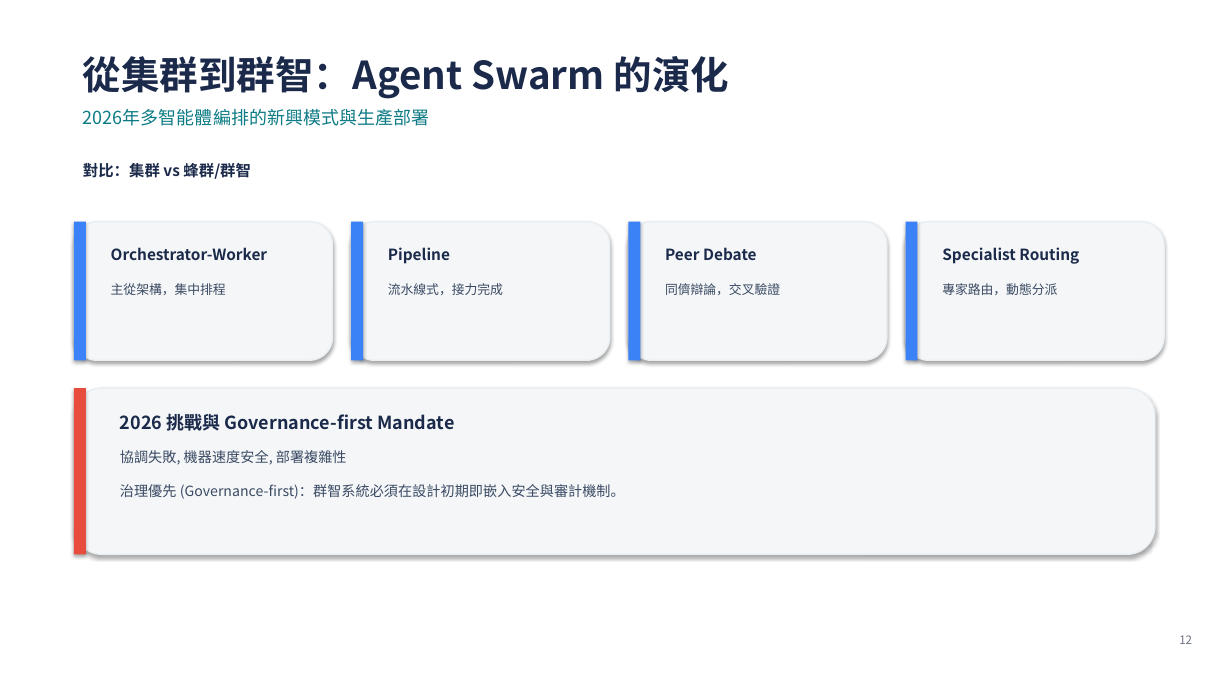
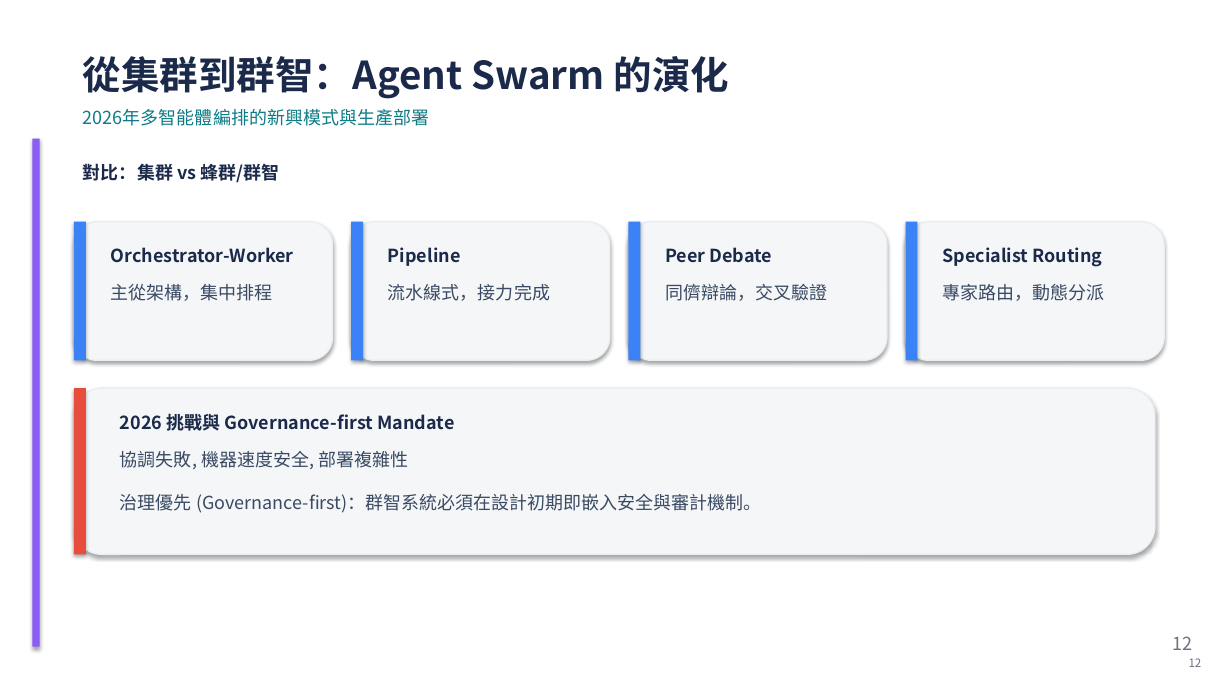
Before and after one commit to eddyzaeros-ops/ai-agent-harness-architecture, a slide deck: slide 12 of 智能體駕馭工程_Claude_Code簡報.pptx. Drawn at 1232x693 pixels with LibreOffice and Linux fonts; fonts in the diff are those of the drawing. Boxes give left, top, right and bottom in pixels: in the first picture for what was removed or moved away, otherwise in the second. Text is boxed around its words. In the diff, an @@ line names an element or a change of style, - is before the commit and + after.

Commit message:
chore: upgrade PPTX body font size to 14pt and sync updated docs

```diff
--- a/智能體駕馭工程_Claude_Code簡報.pptx
+++ b/智能體駕馭工程_Claude_Code簡報.pptx
@@ rectangle added at (32, 139, 40, 647), fill #8B5CF6 @@
@@ size 12 to 14 pt in 5 elements at (83, 163, 280, 182), (111, 247, 294, 263), (388, 247, 461, 266), (665, 247, 773, 263), (942, 247, 1103, 267) @@
@@ size 10 to 14 pt in 4 elements at (111, 284, 273, 301), (388, 284, 550, 301), (665, 284, 827, 301), (942, 284, 1104, 301) @@
@@ text "協調失敗, 機器速度安全, 部署複雜性 治理優先 (Governance-first)：群智系統必須在設計初期即嵌入安全 ..." at (120, 451, 762, 513): size 11 to 14 pt @@
@@ text "12" at (1172, 636, 1192, 650): size 9 to 14 pt @@
@@ text added at (1189, 658, 1202, 667), 9 pt, text #6B7280 @@
+12
```
Also in this commit, not shown: 14 other slides changed, 4 other files.
